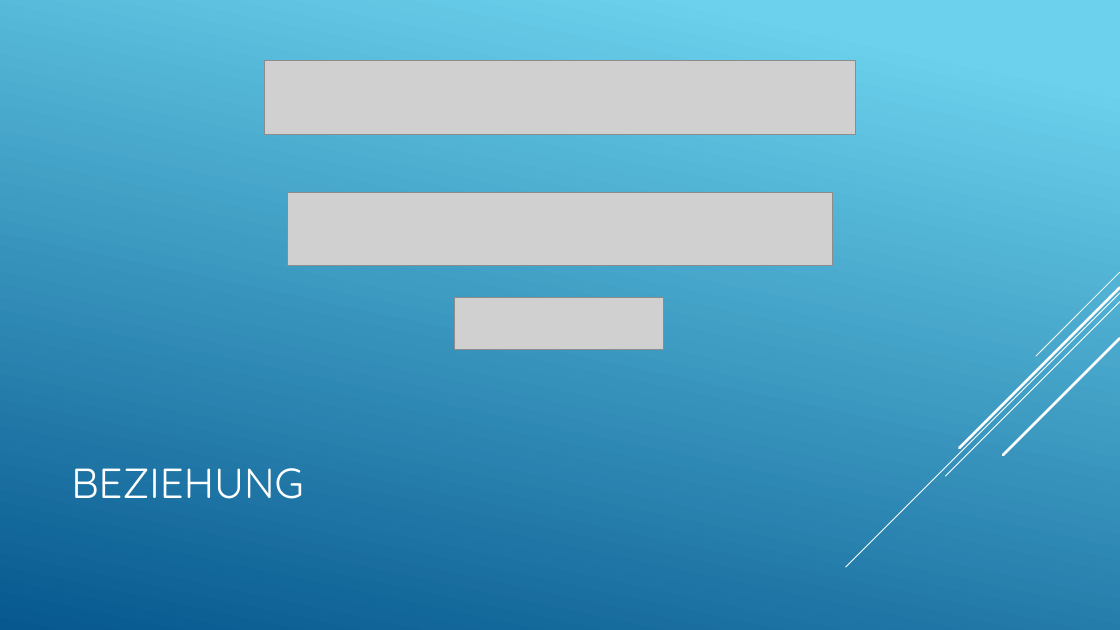
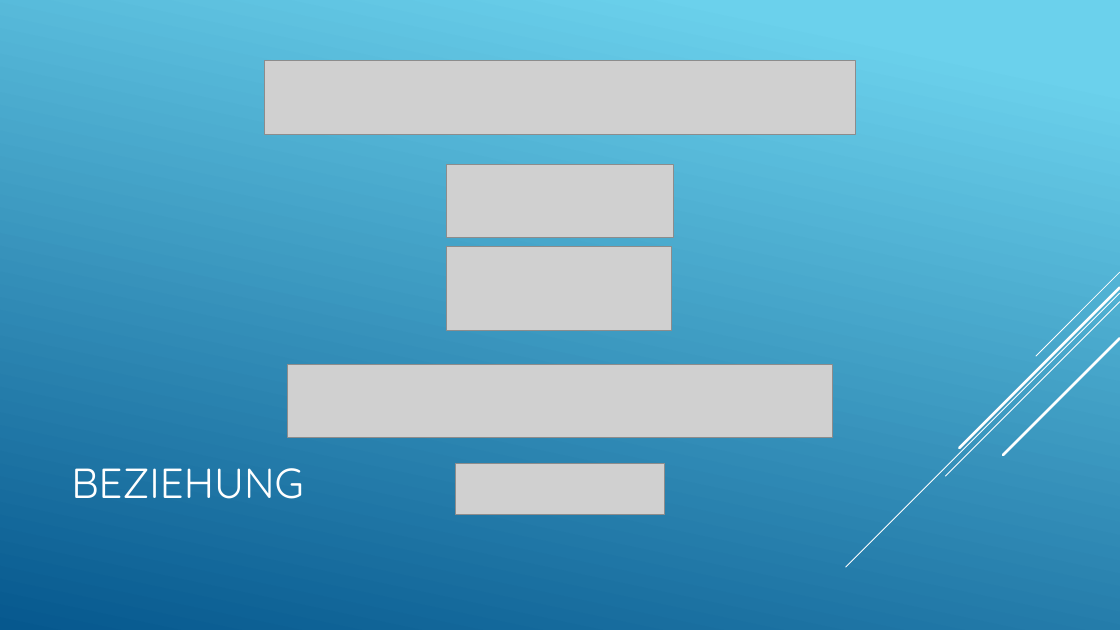
Before and after one commit to LucaRitz/informatik_seminar_gan, a slide deck: slide 18 of GAN.pptx. Drawn at 1120x630 pixels with LibreOffice and Linux fonts; fonts in the diff are those of the drawing; grey boxes stand for pictures. Boxes give left, top, right and bottom in pixels: in the first picture for what was removed or moved away, otherwise in the second. Text is boxed around its words. In the diff, an @@ line names an element or a change of style, - is before the commit and + after.

```diff
--- a/GAN.pptx
+++ b/GAN.pptx
@@ picture added at <box>447,165,674,237</box> @@
@@ picture added at <box>447,246,671,330</box> @@
@@ picture: place and size @@
-picture at <box>288,192,833,266</box>
+picture at <box>288,364,833,438</box>
@@ picture: place and size @@
-picture at <box>455,297,664,349</box>
+picture at <box>455,463,665,514</box>
```
Also in this commit, not shown: 10 other slides changed.
